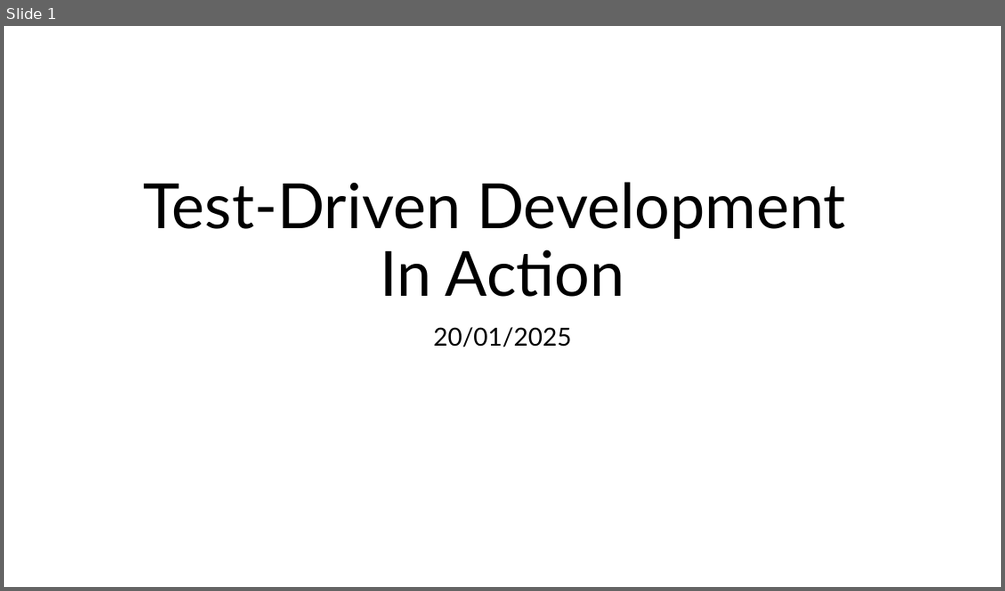
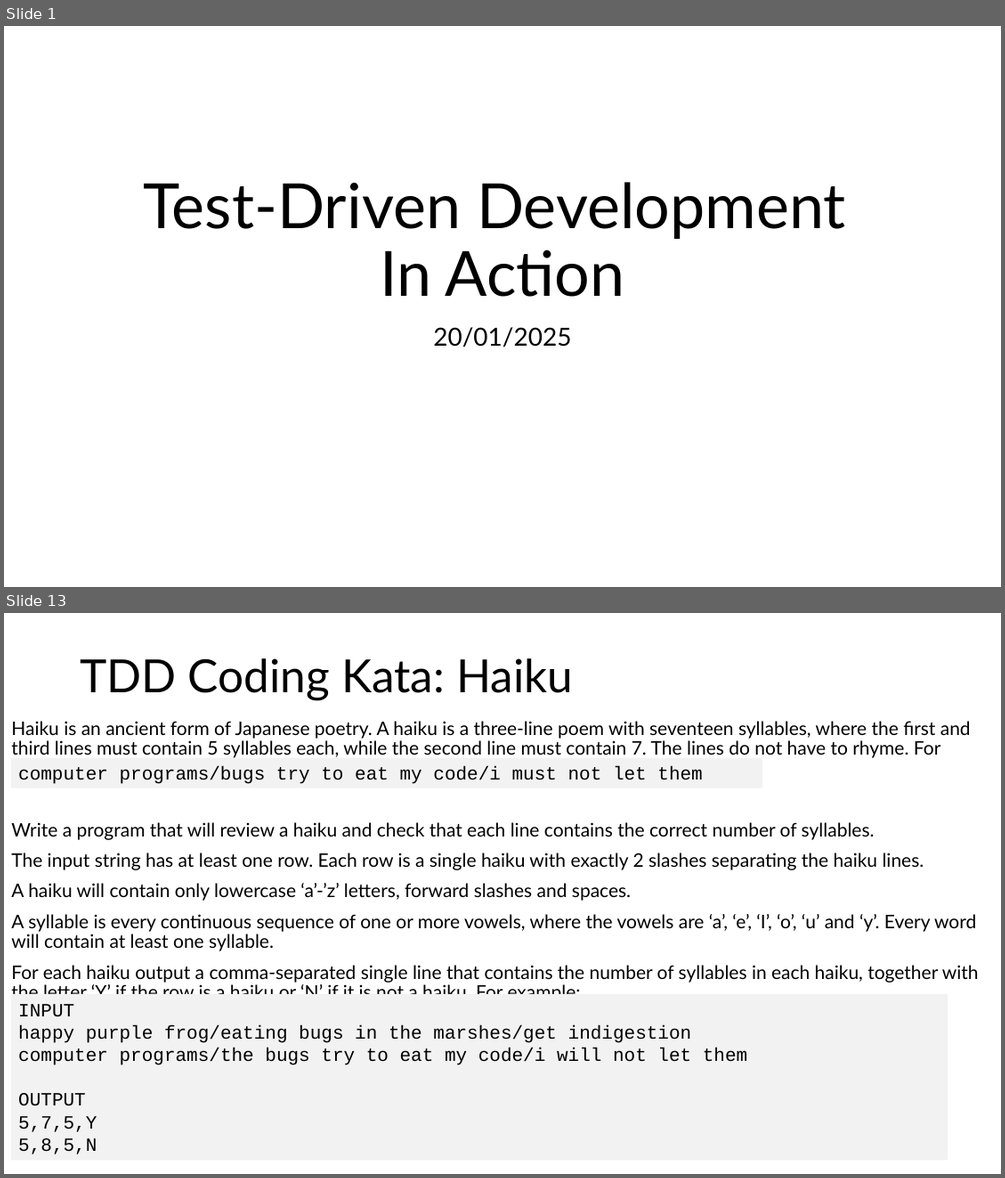
Before and after one commit to G2HJei/tdd-birthday-emails, a slide deck: Test-Driven Development.pptx. Shown one above the other, each under a label of ours: slide 1 before the commit, slides 1 and 13 after it; the slides between them are not shown. The pictures are 1005x591 and 1005x1178 pixels, drawn with LibreOffice and Linux fonts; fonts in the diff are those of the drawing. Boxes give left, top, right and bottom in pixels: in the first picture for what was removed or moved away, otherwise in the second. Text is boxed around its words. In the diff, an @@ line names an element or a change of style, - is before the commit and + after.

```diff
--- a/Test-Driven Development.pptx
+++ b/Test-Driven Development.pptx
@@ slide 13 added at [4,613,1001,1174], background #FFFFFF @@
@@ title added at [80,658,573,701], 44 pt, text #000000 @@
+TDD Coding Kata: Haiku
@@ text added at [11,721,979,994], 18 pt, text #000000 @@
+Haiku is an ancient form of Japanese poetry. A haiku is a three-line poem with seventeen syllables, where the first and third lines must contain 5 syllables each, while the second line must contain 7. The lines do not have to rhyme. For example:
+Write a program that will review a haiku and check that each line contains the correct number of syllables.
+The input string has at least one row. Each row is a single haiku with exactly 2 slashes separating the haiku lines.
+A haiku will contain only lowercase ‘a’-’z’ letters, forward slashes and spaces.
+A syllable is every continuous sequence of one or more vowels, where the vowels are ‘a’, ‘e’, ‘I’, ‘o’, ‘u’ and ‘y’. Every word will contain at least one syllable.
+For each haiku output a comma-separated single line that contains the number of syllables in each haiku, together with the letter ‘Y’ if the row is a haiku or ‘N’ if it is not a haiku. For example:
@@ rectangle added at [11,758,762,788], fill #F2F2F2, 18 pt, text #000000 @@
+computer programs/bugs try to eat my code/i must not let them
@@ rectangle added at [11,994,947,1159], fill #F2F2F2, 18 pt, text #000000 @@
+INPUT
+happy purple frog/eating bugs in the marshes/get indigestion
+computer programs/the bugs try to eat my code/i will not let them
+OUTPUT
+5,7,5,Y
+5,8,5,N
```
Also in this commit, not shown: 5 slides changed, 9 other slides added, 3 other files.
